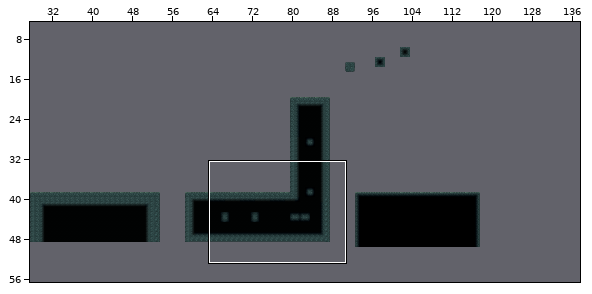
A Tiled map gets an edit: Assets/Levels/Cave/Cave.tmx. The first picture is a wide view before the edit; the outline marks the close-up.
Close-up. As it was:
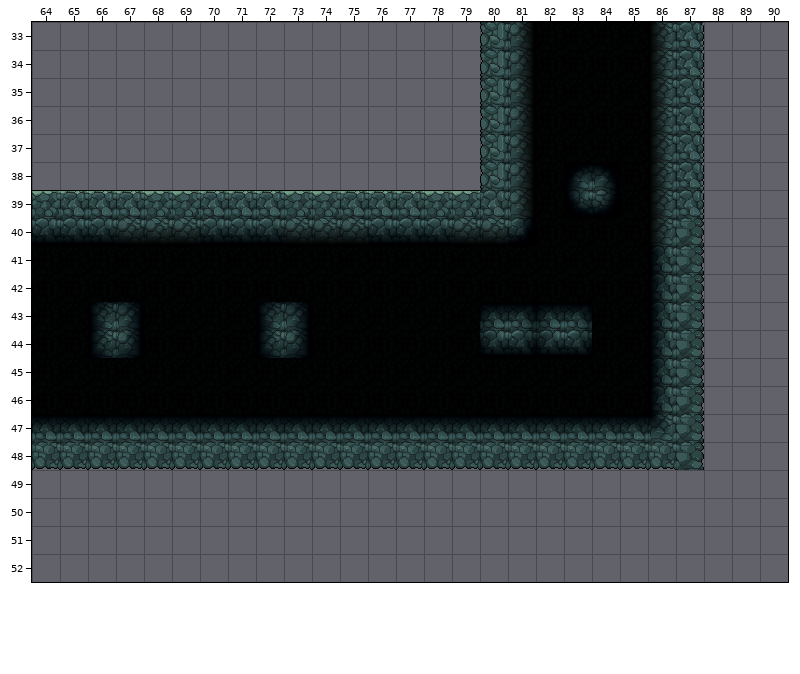
Cells are 32x32 px. Shown: x 64..90, y 33..52. The commit also changed other parts of the map, which this record leaves out.
New version:
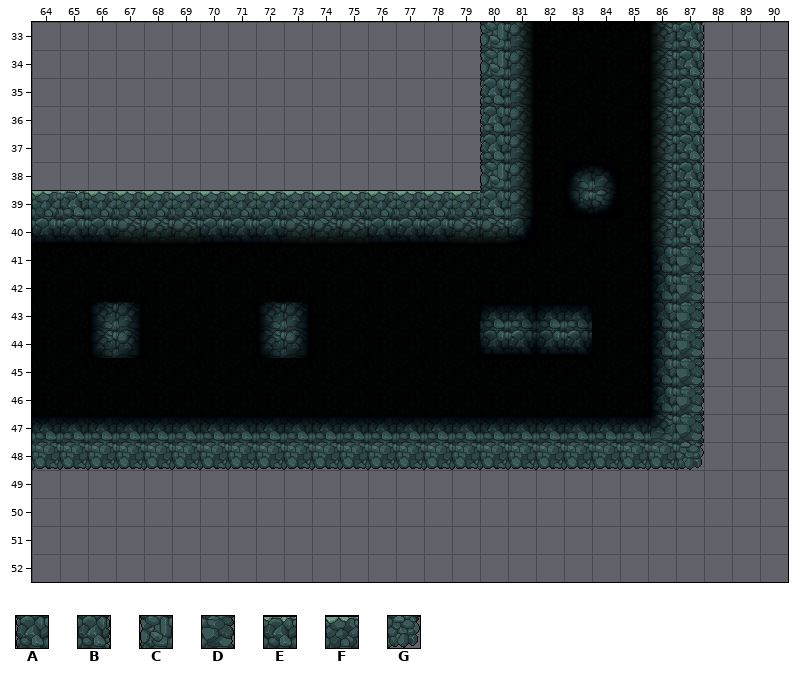
Key: from "Cave": A 40, B 42, C 44, D 46, E 132, F 134, G 548.
_ is an empty cell.
Tiles replaced or removed in this view: C, D, E.
Difference:
Changed rows in their new state; . is an unchanged cell.
Layer "Camada de Blocos 1":
first column x 66:
35 ..............A.......
36 ..............A.......
37 ..............A.......
39 FF..FFF..FFF..........
40 .....................B
first column x 87:
48 G
Changed places in both close-ups, as pixel boxes (x1, y1, x2, y2):
changed: (480, 78, 508, 162)
changed: (88, 191, 144, 218)
changed: (200, 191, 284, 218)
changed: (340, 191, 424, 218)
changed: (676, 218, 704, 246)
changed: (676, 442, 704, 470)
